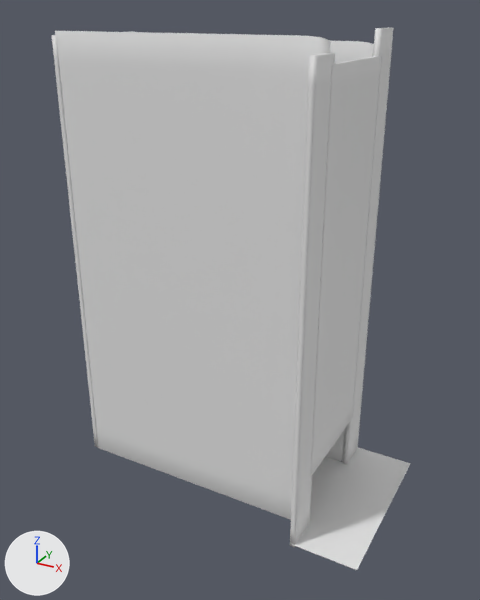
Before and after pictures for a commit that changed the FBX model brackeys_2025_godot/Assets/Rooms/Trash.fbx.
One viewpoint serves both versions: a 50 mm lens placed at (4.7, -23.6, 21.4), pointed at (-8.6, 0.7, 9.3). The axes (+X, +Y, +Z) are drawn at lower left. The lights are the same throughout. Where no turn or scale is listed for an object, it has been applied to the vertices.

Objects in the first picture: 'Boîte 1', 'Boîte 3', 'Boîte 4', 'Boîte 5', 'Boîte 7', 'Mur fond', 'Plan 1', 'Sol'.
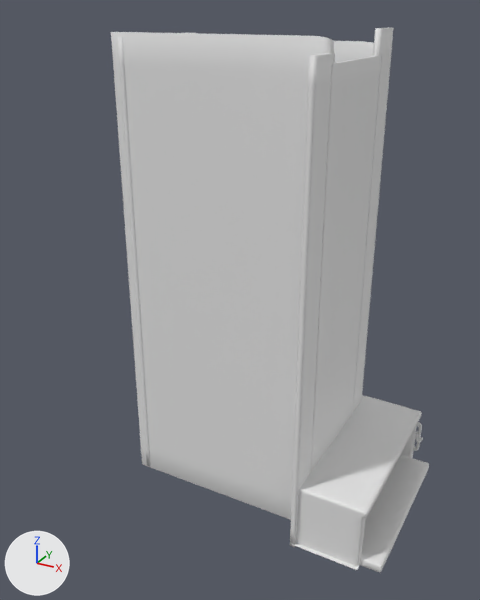
What differs and where, as boxes (x1, y1, x2, y2) in the pictures (480 x 600 px):
'Boîte 1', moved, rescaled (19% narrower): before (55, 31, 330, 519); after (111, 32, 334, 520)
'Boîte 2', added: after (296, 395, 429, 573)
'Mur fond', moved: before (51, 31, 134, 447); after (117, 37, 151, 467)
'Tube.001', added: after (413, 422, 423, 451)
'Plan 1', unchanged, covered by the edit: before (291, 448, 411, 570); after (291, 543, 360, 570)

The change, as a list of edits to the scene's bpy script:
```text
Add me_boîte_2:
    me_boîte_2.from_pydata(...)  # 3484 vertices, 6968 faces; spans x -1.69..2.63, y -1.55..1.63, z -8.41..0.25
    me_boîte_2.polygons.foreach_set('use_smooth', [True] * 6968)
Add me_tube_001:
    me_tube_001.from_pydata(...)  # 724 vertices, 720 faces; spans x -0.2..0.22, y -0.27..0.18, z -1.06..0.67
    me_tube_001.polygons.foreach_set('use_smooth', [True] * 720)
Change ob_mur_fond:
    ob_mur_fond.location: (-16.09, 1.15, 10.2) -> (-12.7, 1.15, 10.2)
Change ob_boîte_1:
    ob_boîte_1.location: (0.0, 7.118, 0.237) -> (0.0, 7.118, 2.237)
    ob_boîte_1.scale: (1.0, 3.34, 1.0) -> (1.0, 3.34, 0.768)
Add ob_boîte_2:
    ob_boîte_2 = bpy.data.objects.new('Boîte 2', me_boîte_2)
    ob_boîte_2.location = (-2.66, -2.49, 1.37)
    ob_boîte_2.rotation_euler = (1.571, 0.0, 0.0)  # degrees (90, 0, 0)
    ob_boîte_2.scale = (0.953, 0.98, 0.975)
Add ob_tube_001:
    ob_tube_001 = bpy.data.objects.new('Tube.001', me_tube_001)
    ob_tube_001.location = (-0.91, 5.5, 1.66)
```
